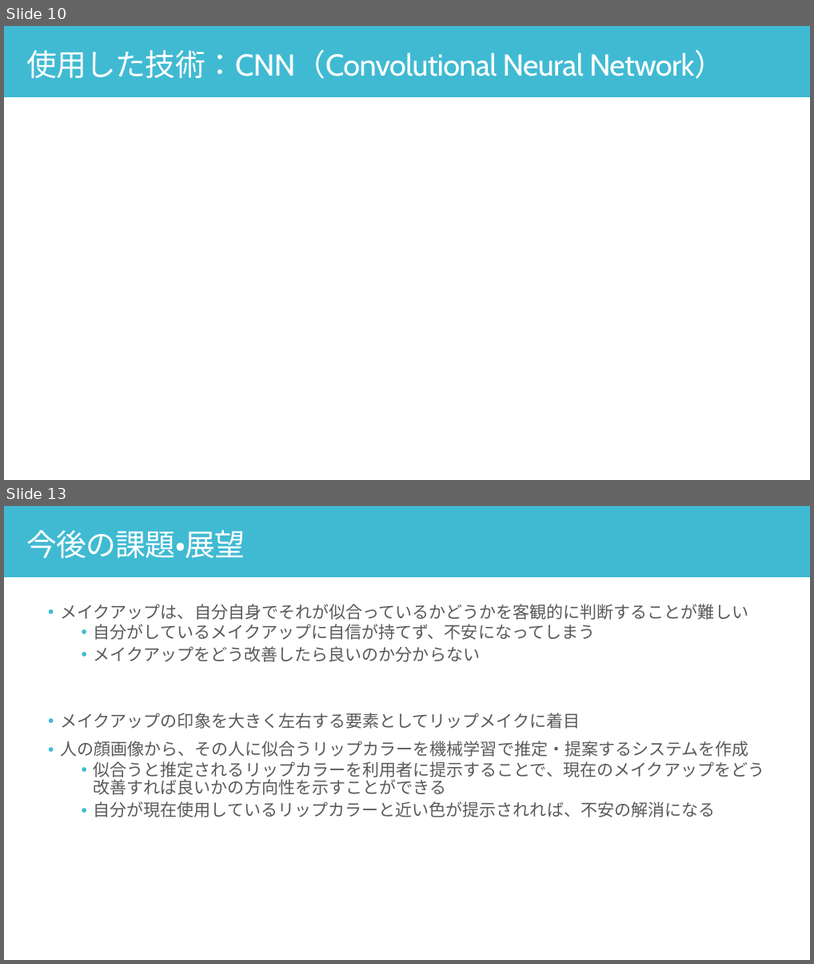
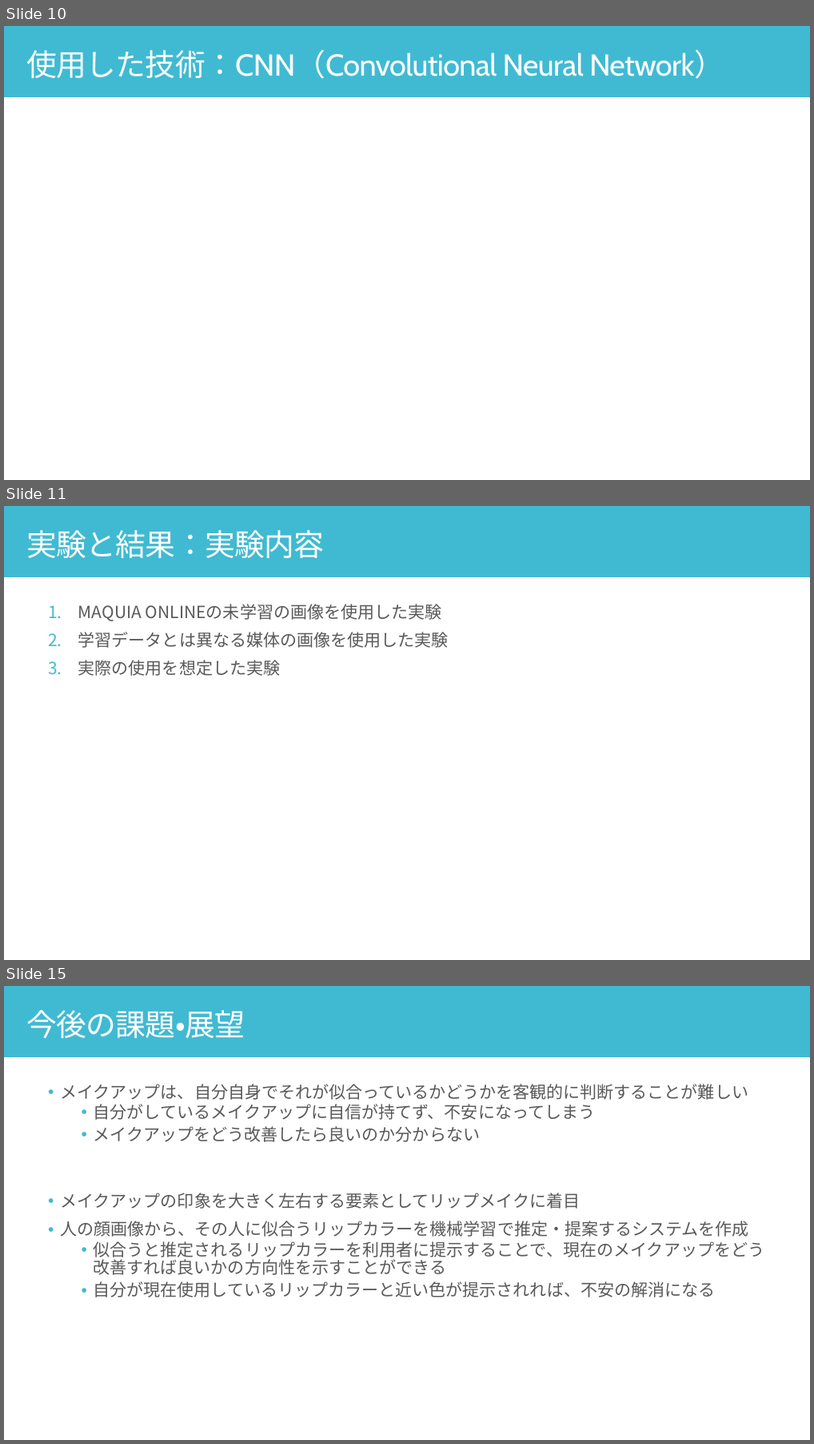
Before and after one commit to yuu5322/sci23, a slide deck: 口頭試問.pptx. Shown one above the other, each under a label of ours: slides 10 and 13 before the commit, slides 10, 11 and 15 after it; the slides between them are not shown. The pictures are 814x964 and 814x1444 pixels, drawn with LibreOffice and Linux fonts; fonts in the diff are those of the drawing. Boxes give left, top, right and bottom in pixels: in the first picture for what was removed or moved away, otherwise in the second. Text is boxed around its words. In the diff, an @@ line names an element or a change of style, - is before the commit and + after.

```diff
--- a/口頭試問.pptx
+++ b/口頭試問.pptx
@@ slide 11 added at (4, 506, 810, 960), background #FFFFFF @@
@@ rectangle added at (4, 506, 810, 577), fill #40BAD2 @@
@@ text added at (26, 530, 324, 558), 36 pt, text #FFFFFF @@
+実験と結果：実験内容
@@ text added at (78, 604, 449, 676), 20 pt, text #595959 @@
+1. MAQUIA ONLINEの未学習の画像を使用した実験
+2. 学習データとは異なる媒体の画像を使用した実験
+3. 実際の使用を想定した実験
@@ what was slide 13 is now slide 15 @@
```
Also in this commit, not shown: 4 slides changed, 1 other slide added.
